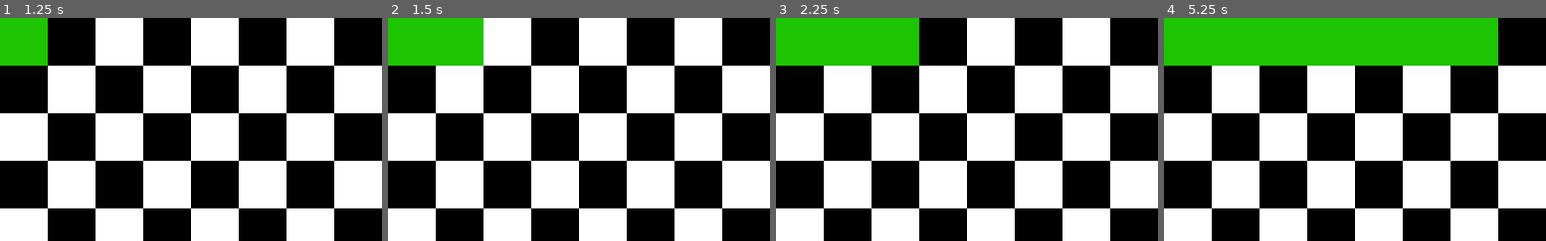
Above: before the commit, frames 1-4 (left to right).
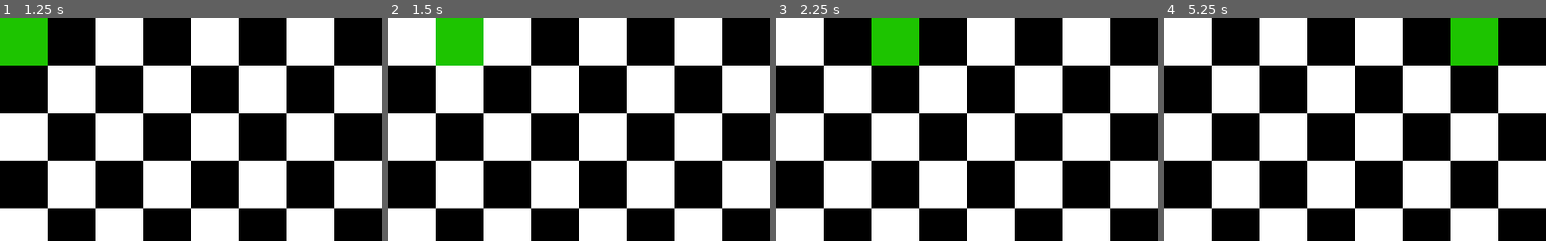
Above: after the commit, the same moments.

Repository: cis3296f22/ExcessChess
Game: Godot game, scene res://crafting_menu/PiecePainter.tscn
Two runs of this game, one before a commit and one after it. Both use one fixed random seed, a clock stepped at 60 frames per second and the inputs below.
Inputs (mouse positions are % of the whole screen's width and height, from its top left):
- Up to frame 1 (1.25 s): click (3, 5) at 0.5 s
- Up to frame 2 (1.5 s): click (9, 5) at 1.27 s
- Up to frame 3 (2.25 s): click (16, 5) at 2.02 s
- Up to frame 4 (5.25 s): click (22, 5) at 2.77 s; click (28, 5) at 3.52 s; click (34, 5) at 4.27 s; click (41, 5) at 5.02 s
The pictures show only the part of the screen within x 0-50%, y 0-50%; the shares and areas given below are measured in that part.

Frame 1 is identical in both runs. In frame 2, 2.7% of the frame differs, in the area x 0-13%, y 0-22%; in frame 3, 5.3%; in frame 4, 16%, in the area x 0-75%, y 0-22%.

Commit message:
Change green_square to edit the child instead of putting a child over it

Diff:
--- /dev/null
+++ b/code/crafting_menu/PiecePainter.gd
@@ -0,0 +1,16 @@
+extends Control
+
+
+# Declare member variables here. Examples:
+# var a = 2
+# var b = "text"
+
+
+# Called when the node enters the scene tree for the first time.
+func _ready():
+	pass # Replace with function body.
+
+
+# Called every frame. 'delta' is the elapsed time since the previous frame.
+#func _process(delta):
+#	pass
--- a/code/crafting_menu/PiecePainter.tscn
+++ b/code/crafting_menu/PiecePainter.tscn
@@ -1,9 +1,11 @@
-[gd_scene load_steps=3 format=2]
+[gd_scene load_steps=4 format=2]
 
 [ext_resource path="res://crafting_menu/SquareSelector.gd" type="Script" id=1]
 [ext_resource path="res://crafting_menu/PieceDrawer.gd" type="Script" id=2]
+[ext_resource path="res://crafting_menu/PiecePainter.gd" type="Script" id=3]
 
 [node name="PiecePlacer" type="Control"]
+script = ExtResource( 3 )
 
 [node name="SquareSelector" type="GridContainer" parent="."]
 margin_right = 40.0
--- a/code/crafting_menu/SquareSelector.gd
+++ b/code/crafting_menu/SquareSelector.gd
@@ -38,10 +38,27 @@
 #			x.texture_pressed = black_square
 #			x.texture_hover = green_square
 
+func reDraw(selected_tile: int):
+	var children = get_children()
+	for child in children:
+		var i = child.ID % DEFUALT_WIDTH
+		var j = child.ID / DEFUALT_WIDTH
+		if selected_tile == child.ID:
+			child.texture_normal = green_square
+		else:
+			if (i%2 + j%2) %2 == 0:
+				child.texture_normal = white_square
+			else:
+				child.texture_normal = black_square
+
+
+
 
 func child_pressed(bound):
+	reDraw(bound)
 	print("Child ", bound, " Pressed!")
-	$"../PieceDrawer".show_child(bound)
+
+	#$"../PieceDrawer".show_child(bound)
 # Called every frame. 'delta' is the elapsed time since the previous frame.
 #func _process(delta):
 #	pass
